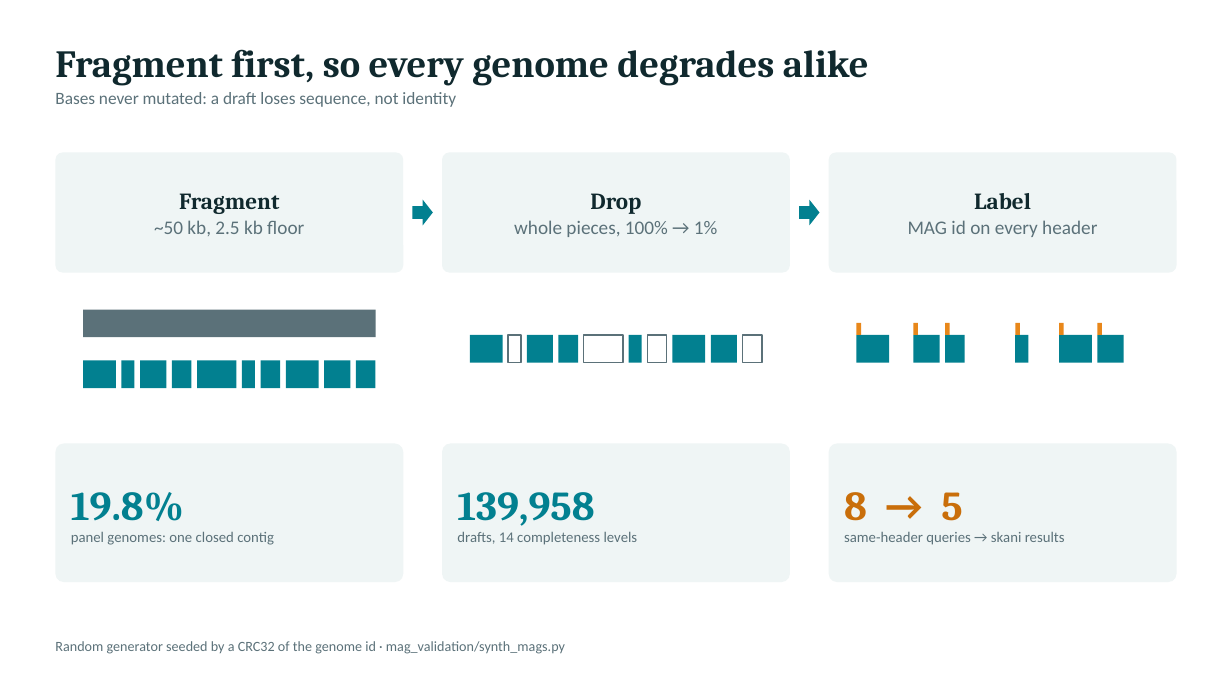
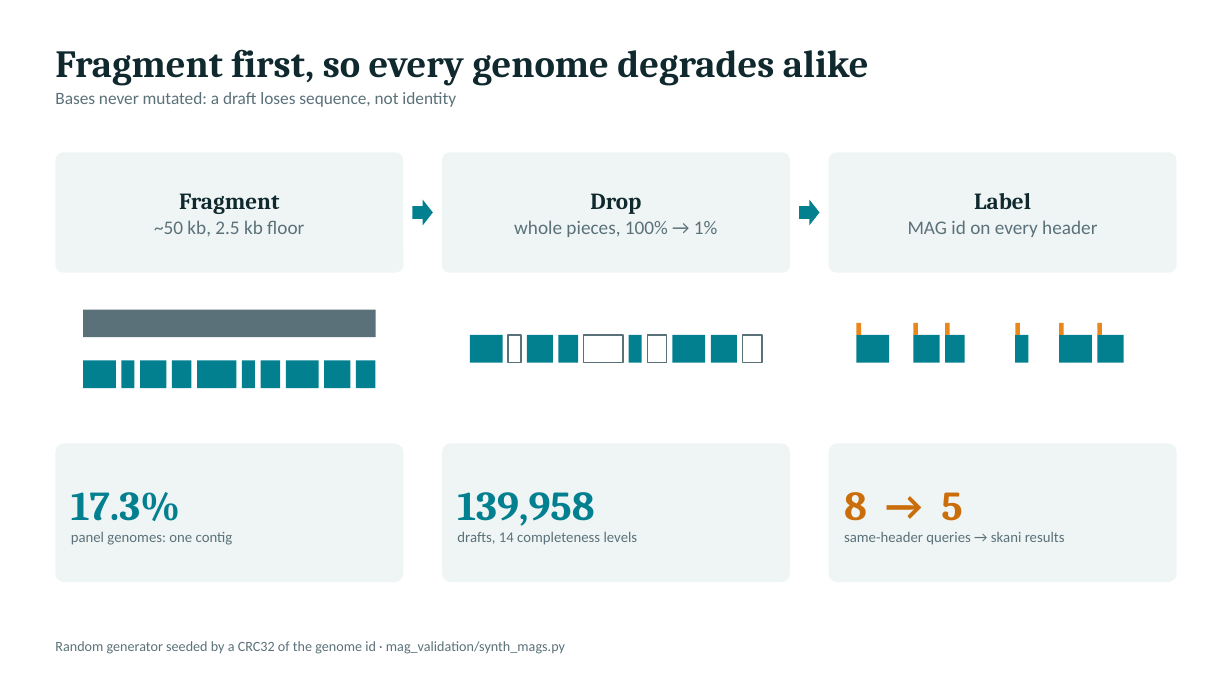
Before and after one commit to freiburgermsu/prFBA, a slide deck: slide 34 of presentations/prFBA_updates_2026-11.pptx. Drawn at 1232x693 pixels with LibreOffice and Linux fonts; fonts in the diff are those of the drawing. Boxes give left, top, right and bottom in pixels: in the first picture for what was removed or moved away, otherwise in the second. Text is boxed around its words. In the diff, an @@ line names an element or a change of style, - is before the commit and + after.

```diff
--- a/presentations/prFBA_updates_2026-11.pptx
+++ b/presentations/prFBA_updates_2026-11.pptx
@@ text in rounded rectangle at bbox=[71, 492, 233, 545]: text changed @@
-19.8%
-panel genomes: one closed contig
+17.3%
+panel genomes: one contig
```
Also in this commit, not shown: 2 other slides changed, 5 other files.
